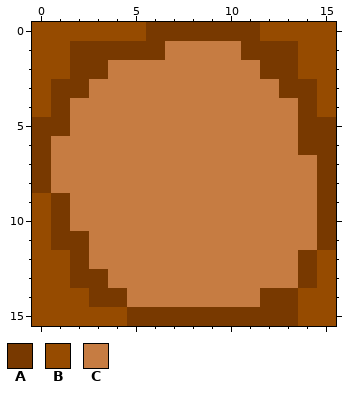
Pixel-art sprite, stored at src/main/resources/Images/Blocks/log_top.png. This is how it looked before the edit.
The file is 16x16 pixels. Colours within 5 levels of each other are drawn and written as one.
Palette (. is transparent): A #783900  B #964b00  C #c67c42
The result:
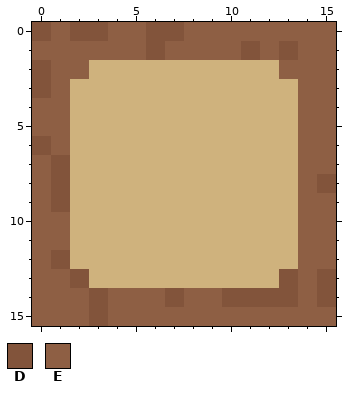
Colours new in this view: D #82543b  E #8e5f44
The edit:
colour C: #c67c42 -> #cfb27d
Changed rows in their new state; - is a pixel that keeps its letter.
first column x 0:
 0 DEDDEEDDEEEEEEEE
 1 EEEEEEDEEEEDEDEE
 2 DEEC--------CEEE
 3 DEC----------CEE
 4 EE------------EE
 5 EE------------EE
 6 DE------------EE
 7 ED------------EE
 8 ED------------ED
 9 ED------------EE
10 EE------------EE
11 EEC-----------EE
12 EDC-----------EE
13 EEDC---------DED
14 EEEDEEEDEEDDDDED
15 EEEDEEEEEEEEEEEE
